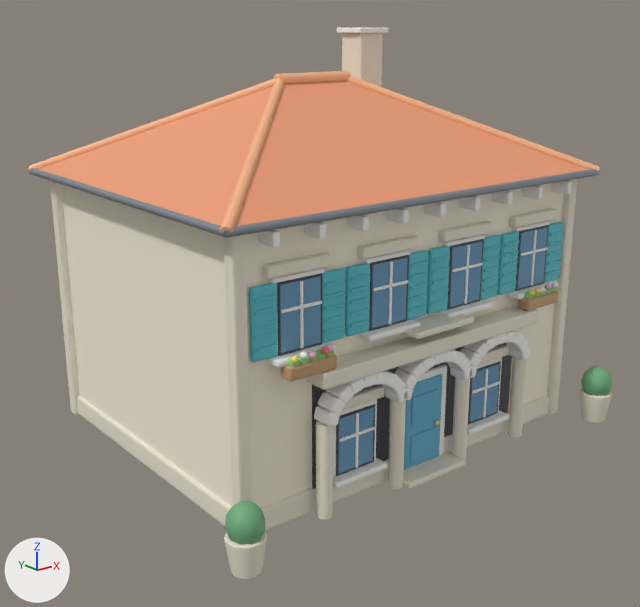
Before and after pictures for a commit that changed the Blender file source-art/bayview/house_c.blend.
Before and after are seen from a camera (50 mm lens) standing at (-13.77, -17.48, 10.06) and looking at (-0.39, -0.75, 3.37). The lights are fixed; the arrows at lower left show +X, +Y and +Z. The first picture is the older version.

Names of what the first picture shows: 'Visual'.
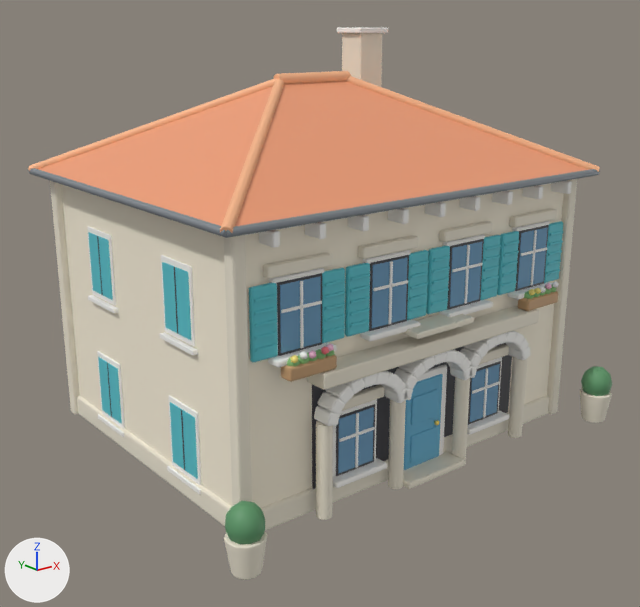
Location of each change, [x1, y1, x2, y2] in pixels of the pictures (640 x 607 px):
part 1 of me_cube, added: after [168, 395, 202, 485]
part 2 of me_cube, added (cyan): after [182, 410, 198, 479]
part 3 of me_cube, added (cyan): after [170, 402, 184, 469]
part 4 of me_cube, added: after [181, 410, 185, 470]
part 5 of me_cube, added: after [167, 466, 201, 494]
part 6 of me_cube, added: after [97, 351, 125, 429]
part 7 of me_cube, added (cyan): after [108, 363, 122, 424]
part 8 of me_cube, added (cyan): after [98, 357, 111, 416]
part 9 of me_cube, added: after [107, 363, 112, 417]
part 10 of me_cube, added: after [98, 414, 124, 437]
part 11 of me_cube, added: after [161, 255, 195, 346]
part 12 of me_cube, added (cyan): after [175, 267, 191, 340]
part 13 of me_cube, added (cyan): after [162, 262, 177, 333]
part 14 of me_cube, added: after [174, 267, 178, 334]
part 15 of me_cube, added: after [159, 332, 198, 356]
part 16 of me_cube, added: after [87, 226, 116, 306]
part 17 of me_cube, added (cyan): after [98, 236, 113, 300]
part 18 of me_cube, added (cyan): after [88, 232, 102, 295]
part 19 of me_cube, added: after [97, 236, 103, 295]
part 20 of me_cube, added: after [88, 295, 119, 313]

Patch to the scene script:
```diff
--- a/source-art/bayview/house_c.blend.py
+++ b/source-art/bayview/house_c.blend.py
@@ me_cube @@
 # used by ob_visual; location = (0.0, 0.0, 3.3)
-me_cube.from_pydata(...)  # 13638 vertices, 13313 faces; spans x -6.01..6.01, y -5.41..4.58, z -3.34..6.72
+me_cube.from_pydata(...)  # 13958 vertices, 13553 faces; spans x -6.01..6.01, y -5.41..4.58, z -3.34..6.72
+# me_cube part 1: a new loose piece, a box spanning x -5.04..-5.0, y -2.4..-1.2, z -2.75..-1.05, in mat_whitetrim (white #fcfaf6)
+# me_cube part 2: a new loose piece, a box spanning x -5.06..-5.03, y -2.32..-1.82, z -2.625..-1.175, in mat_tint_shutter (cyan #59c4ce)
+# me_cube part 3: a new loose piece, a box spanning x -5.06..-5.03, y -1.78..-1.28, z -2.625..-1.175, in mat_tint_shutter (cyan #59c4ce)
+# me_cube part 4: a new loose piece, a box spanning x -5.067..-5.057, y -1.82..-1.78, z -2.625..-1.175, in mat_black (dark grey #3f3f45)
+# me_cube part 5: a new loose piece, a box spanning x -5.12..-5.0, y -2.5..-1.1, z -2.9..-2.8, in mat_whitetrim (white #fcfaf6)
+# me_cube part 6: a new loose piece, a box spanning x -5.04..-5.0, y 1.2..2.4, z -2.75..-1.05, in mat_whitetrim (white #fcfaf6)
+# me_cube part 7: a new loose piece, a box spanning x -5.06..-5.03, y 1.28..1.78, z -2.625..-1.175, in mat_tint_shutter (cyan #59c4ce)
+# me_cube part 8: a new loose piece, a box spanning x -5.06..-5.03, y 1.82..2.32, z -2.625..-1.175, in mat_tint_shutter (cyan #59c4ce)
+# me_cube part 9: a new loose piece, a box spanning x -5.067..-5.057, y 1.78..1.82, z -2.625..-1.175, in mat_black (dark grey #3f3f45)
+# me_cube part 10: a new loose piece, a box spanning x -5.12..-5.0, y 1.1..2.5, z -2.9..-2.8, in mat_whitetrim (white #fcfaf6)
+# me_cube part 11: a new loose piece, a box spanning x -5.04..-5.0, y -2.4..-1.2, z 0.45..2.15, in mat_whitetrim (white #fcfaf6)
+# me_cube part 12: a new loose piece, a box spanning x -5.06..-5.03, y -2.32..-1.82, z 0.575..2.025, in mat_tint_shutter (cyan #59c4ce)
+# me_cube part 13: a new loose piece, a box spanning x -5.06..-5.03, y -1.78..-1.28, z 0.575..2.025, in mat_tint_shutter (cyan #59c4ce)
+# me_cube part 14: a new loose piece, a box spanning x -5.067..-5.057, y -1.82..-1.78, z 0.575..2.025, in mat_black (dark grey #3f3f45)
+# me_cube part 15: a new loose piece, a box spanning x -5.12..-5.0, y -2.5..-1.1, z 0.3..0.4, in mat_whitetrim (white #fcfaf6)
+# me_cube part 16: a new loose piece, a box spanning x -5.04..-5.0, y 1.2..2.4, z 0.45..2.15, in mat_whitetrim (white #fcfaf6)
+# me_cube part 17: a new loose piece, a box spanning x -5.06..-5.03, y 1.28..1.78, z 0.575..2.025, in mat_tint_shutter (cyan #59c4ce)
+# me_cube part 18: a new loose piece, a box spanning x -5.06..-5.03, y 1.82..2.32, z 0.575..2.025, in mat_tint_shutter (cyan #59c4ce)
+# me_cube part 19: a new loose piece, a box spanning x -5.067..-5.057, y 1.78..1.82, z 0.575..2.025, in mat_black (dark grey #3f3f45)
+# me_cube part 20: a new loose piece, a box spanning x -5.12..-5.0, y 1.1..2.5, z 0.3..0.4, in mat_whitetrim (white #fcfaf6)
+# other edits to the shape of me_cube do not show in these pictures
 me_cube.materials.append(mat_tint_wall)
```
